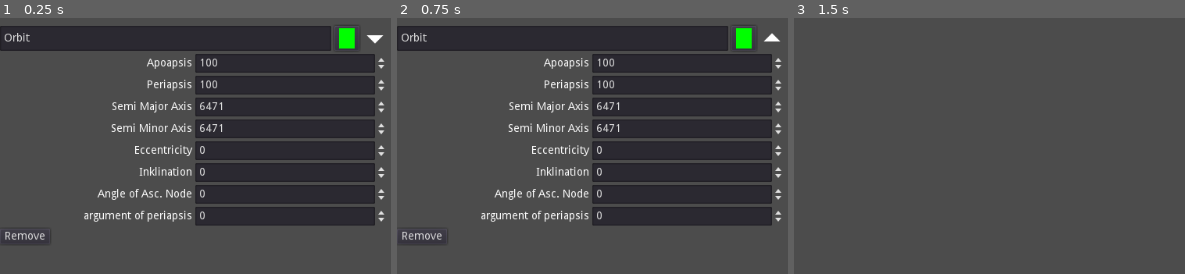
Above: before the commit, frames 1-3 (left to right).
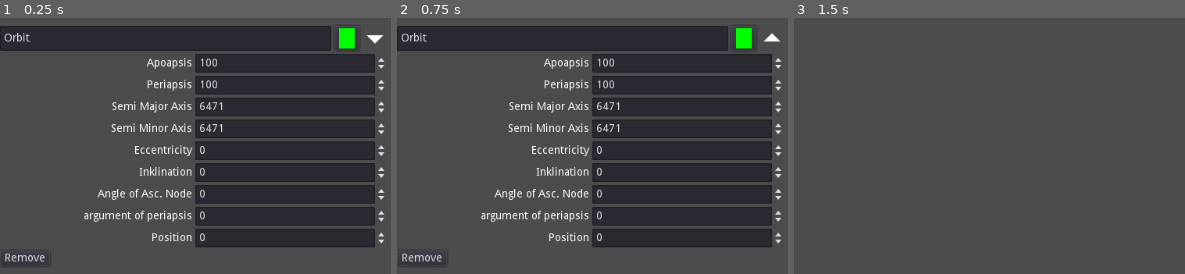
Above: after the commit, the same moments.

Repository: kontiko/Groundtrack
Game: Godot game, scene res://Scenes/Orbit_control.tscn
Two runs of this game, one before a commit and one after it. Both use one fixed random seed, a clock stepped at 60 frames per second and the inputs below. This scene is started directly instead of the project's main scene.
Inputs (mouse positions are in pixels of both pictures, inside the frame that each line leads up to):
- Up to frame 1 (0.25 s): no input
- Up to frame 2 (0.75 s): click (772, 38) at 0.5 s
- Up to frame 3 (1.5 s): click "Remove" at 1.25 s

The runs differ from the first frame. In frame 1, 3.8% of the frame differs, in the area x 1-99%, y 82-97%; in frame 2, 3.8%; in frame 3, nothing differs.

Commit message:
finished plotting of satellite position

Diff:
--- a/Scenes/Earth_map.tscn
+++ b/Scenes/Earth_map.tscn
@@ -8,7 +8,7 @@
 # Declare member variables here. Examples:
 # var a = 2
 # var b = \"text\"
-
+var positions = Dictionary()
 
 # Called when the node enters the scene tree for the first time.
 func _ready():
@@ -20,9 +20,13 @@
 #	pass
 func remove_orbit(name):
 	orbits.erase(name)
+	positions.erase(name)
 	update()
 func update_orbit(name,color,points):
 	orbits[name] = [color,points]
+	update()
+func show_satelite(name,pos,color):
+	positions[name] = [pos,color]
 	update()
 
 func _draw():
@@ -47,6 +51,10 @@
 					else:
 						draw_circle(p1,1.5,color)
 						draw_circle(p2,1.5,color)
+	for position in positions:
+		var pos = positions[position][0]
+		var col = positions[position][1]
+		draw_circle(pos+Vector2(0,300),5,col)
 "
 
 [sub_resource type="GDScript" id=1]
--- a/Scenes/Main.tscn
+++ b/Scenes/Main.tscn
@@ -21,7 +21,15 @@
 func _ready():
 	pass # Replace with function body.
 
-
+func _process(delta):
+	if not $HSplitContainer/View_Container/HBoxContainer/TextureButton.pressed:
+		return
+	var time = delta*1000
+	for orbit in $\"%Orbit_Container\".get_children():
+		orbit.update_postion(time)
+		var orbit_3d = $\"%3d_View\".find_node(orbit.name, true, false)
+		orbit_3d.set_preview(orbit.get_pos())
+		$\"%2D_View\".show_satelite(orbit.name,orbit.current_pos_2d(),orbit.color)
 # Called every frame. 'delta' is the elapsed time since the previous frame.
 #func _process(delta):
 #	pass
@@ -30,9 +38,10 @@
 	var orbit_3d = $\"%3d_View\".find_node(name, true, false)
 	orbit_3d.mesh = orbit_conf.mesh
 	orbit_3d.points = orbit_conf.points
-	orbit_3d.set_preview(0)
-	var points = calc_groundpath(orbit_conf.semi_major,orbit_conf.Vertices)
+	orbit_3d.set_preview(orbit_conf.get_pos())
+	var points = orbit_conf.calc_groundpath()
 	$\"%2D_View\".update_orbit(name,orbit_conf.color,points)
+	$\"%2D_View\".show_satelite(name,orbit_conf.current_pos_2d(),orbit_conf.color)
 
 func orbit_delete(name):
 	var orbit_3d = $\"%3d_View\".find_node(name, true, false)
@@ -51,46 +60,18 @@
 	mesh.mesh = ctrl.mesh
 	mesh.points = ctrl.points
 	mesh.name = ctrl.name
-	mesh.set_preview(0)
+	mesh.set_preview(ctrl.get_pos())
 	$\"%3d_View\".add_child(mesh)
-	var points = calc_groundpath(ctrl.semi_major,ctrl.Vertices)
+	var points = ctrl.calc_groundpath()
 	$\"%2D_View\".update_orbit(ctrl.name,Color.cyan,points)
 
 
 
-func calc_groundpath(semi_major,points):
-	var T = 2*PI*sqrt(pow(semi_major,3)/398600.4)
-	var area = 0
-	var rot_earth = 2*PI/86164
-	#Calculate area of complete ellipse to calculate the time/area constant
-	for i in range(0,len(points),2):
-		area += points[i].cross(points[i+1]).length()/2
-	var tpa = T/area
-	var area_gone = 0
-	var points_out = []
-	var points_in = points+points
-	for i in range(0,len(points_in),2):
-		var p1 = to_2d(points_in[i])
-		p1.x = p1.x - rot_earth*area_gone*tpa
-		p1.x = fposmod(p1.x,2*PI)
-		area_gone += points_in[i].cross(points_in[i+1]).length()/2
-		var p2 = to_2d(points_in[i+1])
-		p2.x = p2.x - rot_earth*area_gone*tpa
-		p2.x = fposmod(p2.x,2*PI)
-		p1 = p1 * Vector2(1024.0/(2*PI),512.0/(PI))
-		p2 = p2 * Vector2(1024.0/(2*PI),512.0/(PI))
-		points_out.append(p1)
-		points_out.append(p2)
-	#points_out.resize(1800)
-	return points_out
-
-
-
-func to_2d(point):
-	var point_in  = point.normalized()
-	var lng = fposmod(atan2(point_in.x,point_in.z),2*PI)
-	var lat = -asin(point_in.y)
-	return Vector2(lng,lat)
+
+
+func cal_pos_2d(coordinates):
+	pass
+
 "
 
 [sub_resource type="DynamicFont" id=1]
@@ -201,6 +182,7 @@
 [node name="TextureButton" type="TextureButton" parent="HSplitContainer/View_Container/HBoxContainer"]
 margin_right = 32.0
 margin_bottom = 33.0
+toggle_mode = true
 texture_normal = ExtResource( 2 )
 
 [node name="Button" type="Button" parent="HSplitContainer/View_Container/HBoxContainer"]
--- a/Scenes/Orbit.tscn
+++ b/Scenes/Orbit.tscn
@@ -15,9 +15,6 @@
 "vertex_count": 720
 }
 
-[sub_resource type="SpatialMaterial" id=4]
-albedo_color = Color( 0.243137, 1, 0, 1 )
-
 [sub_resource type="SpatialMaterial" id=7]
 
 [sub_resource type="SphereMesh" id=6]
@@ -27,7 +24,6 @@
 
 [node name="Orbit" type="MeshInstance"]
 mesh = SubResource( 5 )
-material/0 = SubResource( 4 )
 script = ExtResource( 1 )
 
 [node name="Position" type="MeshInstance" parent="."]
--- a/Scenes/Orbit_control.tscn
+++ b/Scenes/Orbit_control.tscn
@@ -43,7 +43,7 @@
 [node name="Configs" type="GridContainer" parent="."]
 margin_top = 36.0
 margin_right = 496.0
-margin_bottom = 280.0
+margin_bottom = 308.0
 rect_pivot_offset = Vector2( -413, 19 )
 columns = 2
 
@@ -183,10 +183,27 @@
 max_value = 360.0
 step = 0.1
 
+[node name="Label_pos" type="Label" parent="Configs"]
+margin_top = 229.0
+margin_right = 246.0
+margin_bottom = 243.0
+size_flags_horizontal = 3
+text = "Position"
+align = 2
+
+[node name="pos_in" type="SpinBox" parent="Configs"]
+margin_left = 250.0
+margin_top = 224.0
+margin_right = 496.0
+margin_bottom = 248.0
+size_flags_horizontal = 3
+max_value = 360.0
+step = 0.1
+
 [node name="Button" type="Button" parent="Configs"]
-margin_top = 224.0
+margin_top = 252.0
 margin_right = 64.0
-margin_bottom = 244.0
+margin_bottom = 272.0
 size_flags_horizontal = 0
 text = "Remove"
 
@@ -200,4 +217,5 @@
 [connection signal="value_changed" from="Configs/Incl_in" to="." method="_on_Incl_in_value_changed"]
 [connection signal="value_changed" from="Configs/aoa_in" to="." method="_on_aoa_in_value_changed"]
 [connection signal="value_changed" from="Configs/aop_in" to="." method="_on_aop_in_value_changed"]
+[connection signal="value_changed" from="Configs/pos_in" to="." method="_on_pos_in_value_changed"]
 [connection signal="pressed" from="Configs/Button" to="." method="_on_Button_pressed"]
--- a/Scenes/Spatial.tscn
+++ b/Scenes/Spatial.tscn
@@ -57,7 +57,7 @@
 transform = Transform( 0.920505, -0.390731, 0, 0.390731, 0.920505, 0, 0, 0, 1, 0, 0, 0 )
 
 [node name="Camera_helper2" type="Spatial" parent="Tilt"]
-transform = Transform( -4.37114e-08, 0, -1, 0, 1, 0, 1, 0, -4.37114e-08, 0, 0, 0 )
+transform = Transform( -4.37114e-08, 0, 1, 0, 1, 0, -1, 0, -4.37114e-08, 0, 0, 0 )
 
 [node name="DirectionalLight" type="DirectionalLight" parent="Tilt/Camera_helper2"]
 transform = Transform( 1, 0, 0, 0, 1, 0, 0, 0, 1, 0, 0, 30 )
--- a/Scripts/MeshInstance.gd
+++ b/Scripts/MeshInstance.gd
@@ -8,6 +8,7 @@
 var points = []
 var preview_pos = 0
 var color = Color.white
+var point_size = 0.05
 # Called when the node enters the scene tree for the first time.
 func _ready():
 	set_preview(preview_pos)
@@ -15,3 +16,8 @@
 
 func set_preview(pos):
 	$Position.translation = points[pos]
+
+func _process(delta):
+	var camera = get_parent().find_node("Camera",true,true)
+	var distance = ($Position.global_transform.origin - camera.global_transform.origin).length()
+	$Position.scale = Vector3(distance*point_size,distance*point_size,distance*point_size)
--- a/Scripts/Orbit_control.gd
+++ b/Scripts/Orbit_control.gd
@@ -17,20 +17,32 @@
 var incl = 0.0
 var aoa = 0.0
 var period = 0
-
+var time = 1.0
+var pos = 0
+var pos_offset = 0
+var delta_area = []
+var complete_area = 0.0
+
+var orbit_steps = 0.0
 
 func update_Mesh():
+	delta_area = [0]
 	var vertices = PoolVector3Array()
 	var point_list = PoolVector3Array()
 	var last_point = calc_vec(0)
+	complete_area = 0.0
 	point_list.push_back(last_point)
 	for i in range(1,point_count):
 		var point = calc_vec(float(i)/point_count*2*PI)
 		vertices.push_back(last_point)
 		vertices.push_back(point)
 		point_list.push_back(point)
+		var triangle = last_point.cross(point).length()/2.0
+		complete_area+=triangle
+		delta_area.append(complete_area)
 		last_point = point
 	points = point_list
+	time = (delta_area[pos]/complete_area)*time
 	# Initialize the ArrayMesh.
 	Vertices = vertices
 	var arr_mesh = ArrayMesh.new()
@@ -65,7 +77,6 @@
 
 
 func _on_TextureButton_toggled(button_pressed):
-	print(button_pressed)
 	$Control/TextureButton.flip_v = button_pressed
 	$Configs.visible = button_pressed
 
@@ -167,7 +178,7 @@
 	$Configs/minor_in.value = semi_minor
 	$Configs/Ecc_in.value = e
 	$Control/ColorPickerButton.color = color
-	var period = PlanetInfo.calc_Period(semi_major)
+	period = PlanetInfo.calc_Period(semi_major)
 	update_Mesh()
 	emit_signal("changed",name)
 
@@ -191,3 +202,64 @@
 func _on_Incl_in_value_changed(value):
 	incl = value
 	changed()
+
+func update_postion(delta):
+	time += delta
+	if time > period:
+		orbit_steps += period/PlanetInfo.rotation_period*2*PI
+		emit_signal("changed",name)
+	time = fmod(time,period)
+	pos = searchpos(complete_area*float(time)/period)
+
+func searchpos(area):
+	var start = 0
+	var end = len(delta_area)
+	while end-start>1:
+		var probe_pos = (start+end)/2
+		if delta_area[probe_pos]>area:
+			end = probe_pos-1
+		else:
+			start = probe_pos
+	return start
+
+func calc_groundpath():
+	var points_out = []
+	var points_in = points
+	for j in range(2):
+		for i in range(len(points)):
+			var ind_1 = (i + pos_offset)%point_count
+			var o_1 = (i + pos_offset)/point_count
+			var ind_2 = (i + 1 + pos_offset)%point_count
+			var o_2 = (i + 1 + pos_offset)/point_count
+			var p1 = to_2d(points[ind_1])
+			var p2 = to_2d(points[ind_2])
+			p1.x = p1.x + PlanetInfo.base_angle - (delta_area[ind_1]/complete_area+j+o_1)*period/PlanetInfo.rotation_period*2*PI - orbit_steps
+			p2.x = p2.x + PlanetInfo.base_angle - (delta_area[ind_2]/complete_area+j+o_2)*period/PlanetInfo.rotation_period*2*PI - orbit_steps
+			p2.x = fposmod(p2.x,2*PI)
+			p1.x = fposmod(p1.x,2*PI)
+			p1 = p1 * Vector2(1024.0/(2*PI),512.0/(PI))
+			p2 = p2 * Vector2(1024.0/(2*PI),512.0/(PI))
+			points_out.append(p1)
+			points_out.append(p2)
+	return points_out
+
+func to_2d(point):
+	var point_in  = point.normalized()
+	var lng = fposmod(atan2(point_in.x,point_in.z),2*PI)
+	var lat = -asin(point_in.y)
+	return Vector2(lng,lat)
+
+func current_pos_2d():
+	var pos_2d = to_2d(points[get_pos()])
+	pos_2d.x += PlanetInfo.base_angle - (delta_area[get_pos()]/complete_area)*period/PlanetInfo.rotation_period*2*PI - orbit_steps
+	pos_2d.x += ((pos+pos_offset)/point_count)*period/PlanetInfo.rotation_period*2*PI
+	pos_2d.x = fposmod(pos_2d.x,2*PI)
+	pos_2d = pos_2d * Vector2(1024.0/(2*PI),512.0/(PI))
+	return pos_2d
+
+func get_pos():
+	return (pos_offset+pos)%point_count
+
+func _on_pos_in_value_changed(value):
+	pos_offset = int(value*point_count/360)
+	changed()
--- a/Scripts/Planet_Info.gd
+++ b/Scripts/Planet_Info.gd
@@ -3,6 +3,9 @@
 var radius = 6371
 var Mass = 5.9722e24
 const grav_const = 6.667e-11
+var base_angle = PI/2
+
+var rotation_period = 86164.0
 # Declare member variables here. Examples:
 # var a = 2
 # var b = "text"
Not shown: 1 places in Scenes/Orbit.tscn that only renumber resources
